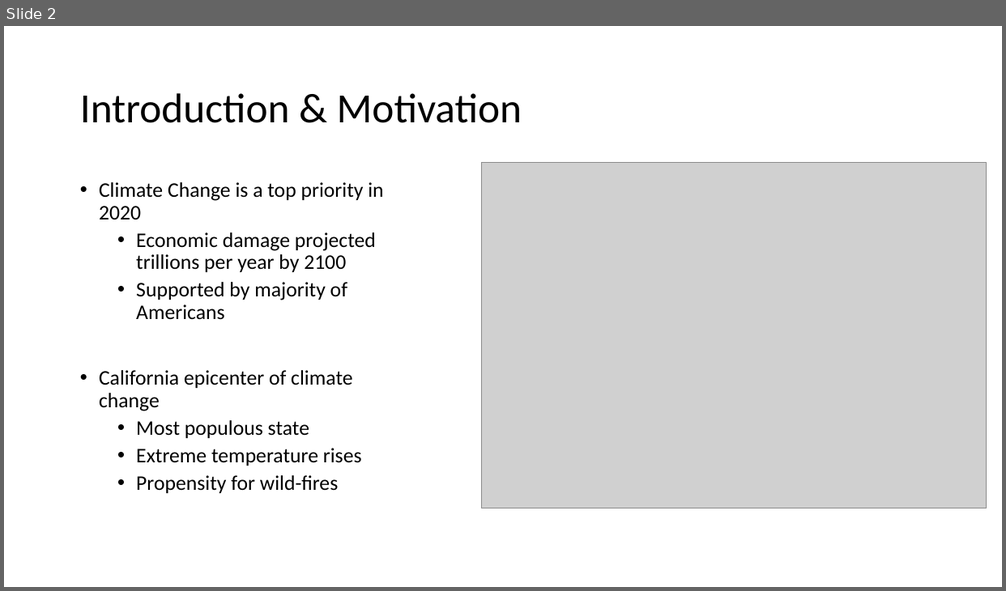
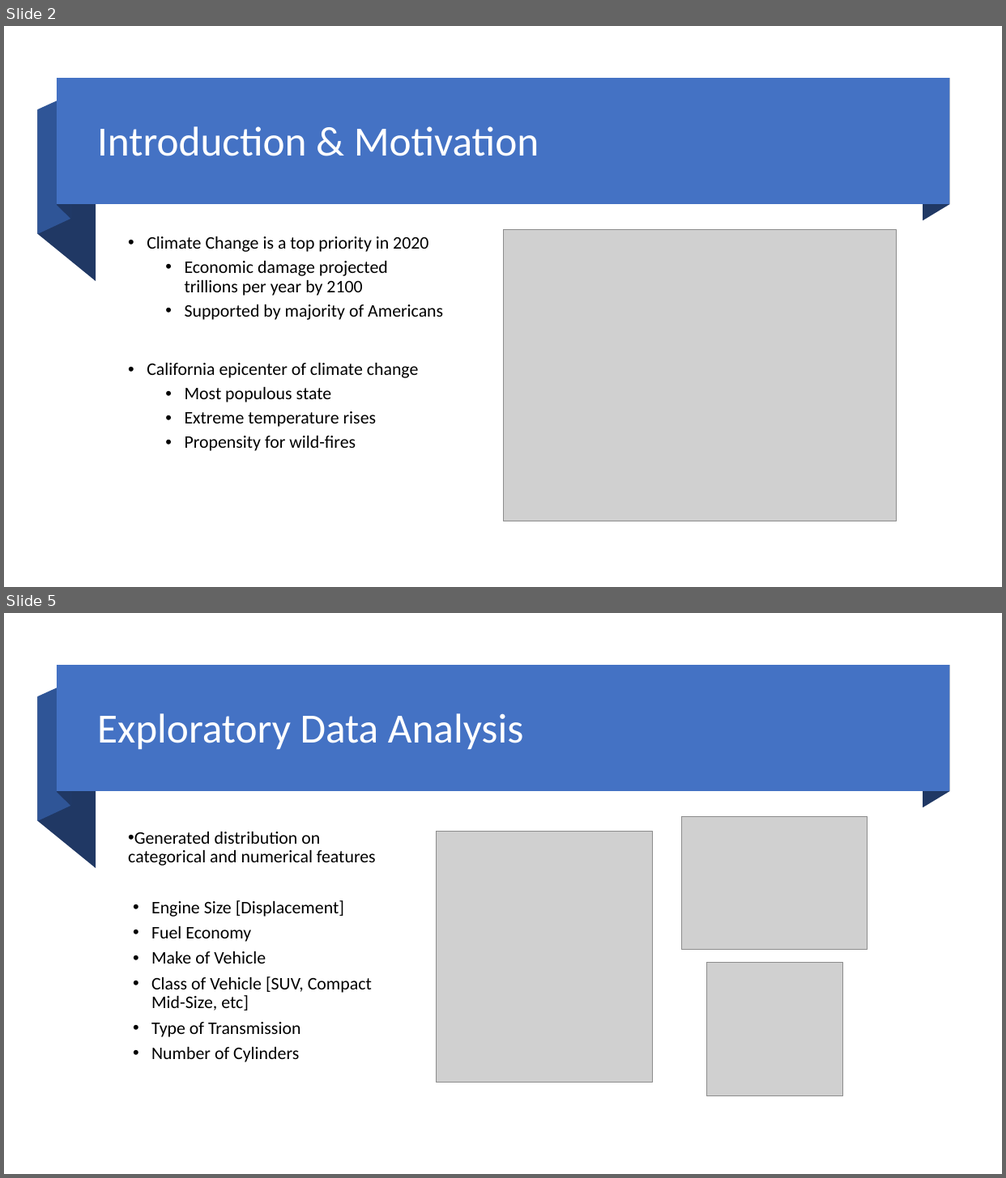
Before and after one commit to djlofland/DS621_F2020_Group3, a slide deck: Final Project/Group_3_FinalProject.pptx. Shown one above the other, each under a label of ours: slide 2 before the commit, slides 2 and 5 after it; the slides between them are not shown. The pictures are 1006x591 and 1006x1178 pixels, drawn with LibreOffice and Linux fonts; fonts in the diff are those of the drawing; grey boxes stand for pictures. Boxes give left, top, right and bottom in pixels: in the first picture for what was removed or moved away, otherwise in the second. Text is boxed around its words. In the diff, an @@ line names an element or a change of style, - is before the commit and + after.

```diff
--- a/Final Project/Group_3_FinalProject.pptx
+++ b/Final Project/Group_3_FinalProject.pptx
@@ slide 5 added at box(4, 613, 1002, 1174), background #FFFFFF @@
@@ group added at box(38, 666, 949, 868): 4 freeform shapes, 1 rectangle @@
@@ title added at box(97, 713, 523, 750), 40 pt, text #FFFFFF @@
+Exploratory Data Analysis
@@ picture added at box(436, 831, 653, 1082) @@
@@ picture added at box(682, 816, 868, 950) @@
@@ text added at box(128, 832, 376, 1063), 17 pt, text #000000 @@
+• Generated distribution on categorical and numerical features
+• Engine Size [Displacement]
+• Fuel Economy
+• Make of Vehicle
+• Class of Vehicle [SUV, Compact Mid-Size, etc]
+• Type of Transmission
+• Number of Cylinders
@@ picture added at box(707, 963, 843, 1097) @@
@@ slide 2 changed as well @@
@@ group added at box(38, 79, 949, 281): 4 freeform shapes, 1 rectangle @@
@@ title "Introduction & Motivation": place and size @@
-title "Introduction & Motivation" at box(80, 93, 522, 123)
+title "Introduction & Motivation" at box(97, 126, 539, 156)
@@ title "Introduction & Motivation" at box(97, 126, 539, 156): text colour #000000 to #FFFFFF @@
@@ text "Climate Change is a top ...": place and size @@
-text "Climate Change is a top ..." at box(99, 182, 383, 493)
+text "Climate Change is a top ..." at box(147, 237, 443, 451)
@@ text "Climate Change is a top ..." at box(147, 237, 443, 451): size 20 to 17 pt @@
@@ picture: place and size @@
-picture at box(481, 163, 987, 509)
+picture at box(503, 230, 897, 523)
```
Also in this commit, not shown: 3 other slides changed, 1 other slide added, 1 other file.
